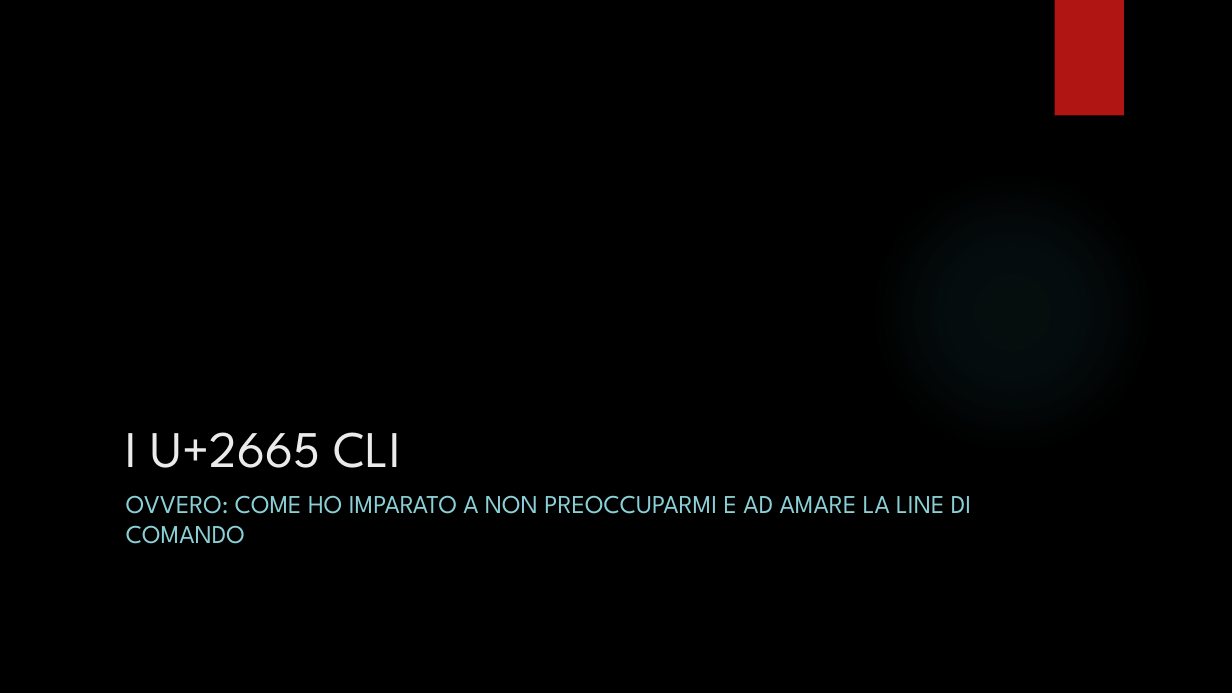
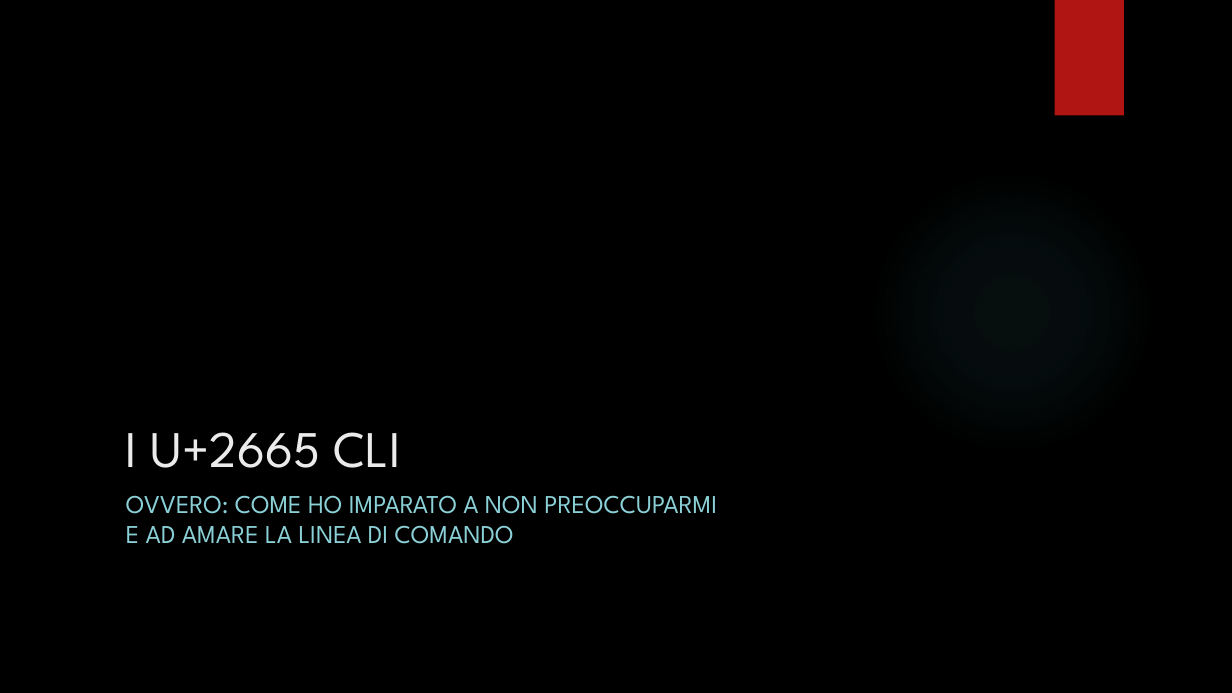
Before and after one commit to giuliocaccin/git-lo-stupido, a slide deck: slide 17 of Git.pptx (slide 14 before the commit). Drawn at 1232x693 pixels with LibreOffice and Linux fonts; fonts in the diff are those of the drawing; background and template pictures are left out. Boxes give left, top, right and bottom in pixels: in the first picture for what was removed or moved away, otherwise in the second. Text is boxed around its words. In the diff, an @@ line names an element or a change of style, - is before the commit and + after.

```diff
--- a/Git.pptx
+++ b/Git.pptx
@@ text at [126,495,717,544]: text changed @@
-OVVERO: COME HO IMPARATO A NON PREOCCUPARMI E AD AMARE LA LINE DI COMANDO
+OVVERO: COME HO IMPARATO A NON PREOCCUPARMI
+E AD AMARE LA LINEA DI COMANDO
```
Also in this commit, not shown: 11 other slides changed, 21 slides added, 1 slide removed, 12 other files.
